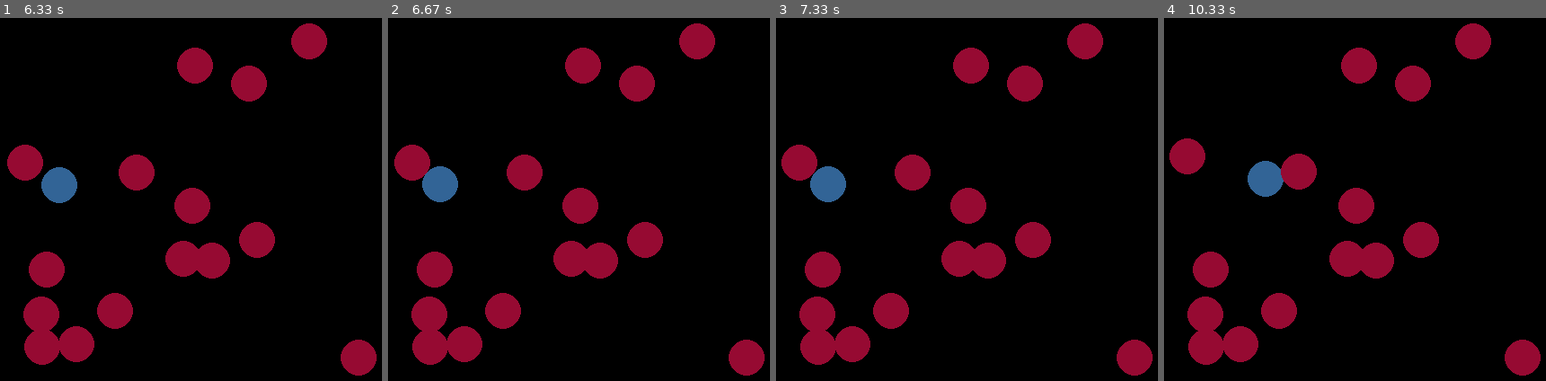
Above: before the commit, frames 1-4 (left to right).
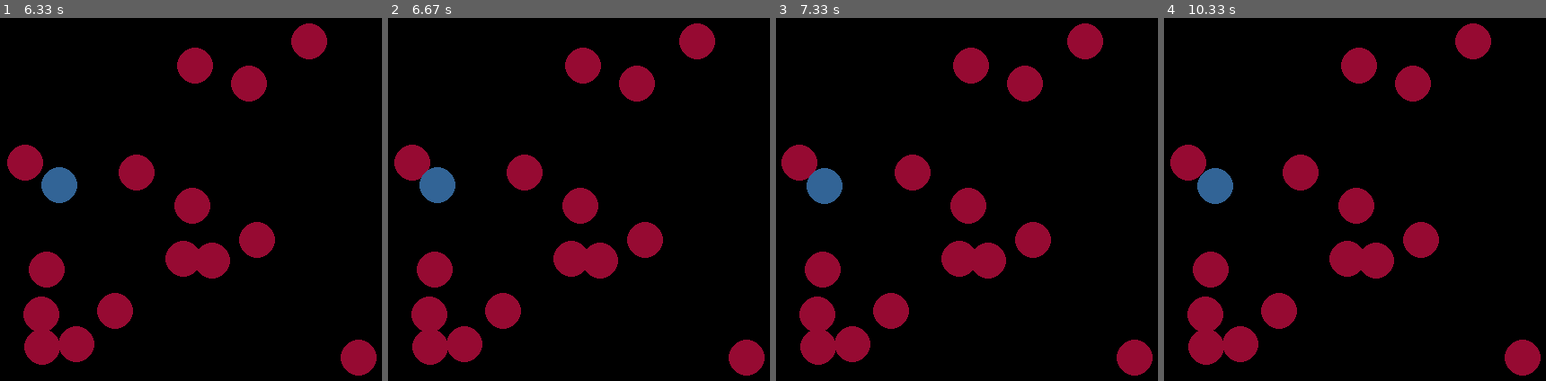
Above: after the commit, the same moments.

Repository: AndreyAD1/mipt_course
Game: pygame game, started from lesson_20_oop/ex_3_balls_with_oop.py
Same seed, same stepped clock (60 frames per second), same inputs: the game is played once before the commit and once after it.
Inputs (mouse positions are in pixels of both pictures, inside the frame that each line leads up to):
- Up to frame 1 (6.33 s): click (191, 206) at 0.38 s; click (183, 257) at 0.72 s; click (248, 83) at 1.05 s; click (26, 163) at 1.38 s; click (114, 312) at 1.72 s; click (255, 239) at 2.05 s; click (213, 261) at 2.38 s; click (72, 184) at 2.72 s; click (76, 344) at 3.05 s; click (42, 315) at 3.38 s; click (45, 268) at 3.72 s; click (137, 174) at 4.05 s; click (309, 39) at 4.38 s; click (42, 348) at 4.72 s; click (194, 65) at 5.05 s; click (359, 359) at 5.38 s; click (61, 177) at 5.72 s; hold Left from 6 s (still down)
- Up to frame 2 (6.67 s): release Left at 6.53 s; hold Down from 6.57 s (still down)
- Up to frame 3 (7.33 s): release Down at 6.87 s; hold Left 6.9-7.3 s
- Up to frame 4 (10.33 s): hold Up 7.33-7.7 s; hold Right 7.73-8.37 s; hold Down 8.4-8.77 s; hold Left 8.8-9.27 s; hold Right 9.3-9.77 s; hold Right from 10.13 s (still down)

Frame 1 is identical in both runs. In frame 2, 0.1% of the frame differs, in the area x 8-19%, y 40-51%; in frame 3, 0.2%; in frame 4, 1.9%, in the area x 1-41%, y 33-52%.

Commit message:
Unsuccesfully try to fix the bug of balls sticking.

Diff:
--- a/lesson_20_oop/ex_3_balls_with_oop.py
+++ b/lesson_20_oop/ex_3_balls_with_oop.py
@@ -55,6 +55,7 @@
         self.possible_colors = [(150, 10, 50), (50, 100, 150)]
         self.manual_control = False
         self.mass = 1
+        self.collided_ball = None
 
     def refresh_coordinates(self, dt: float):
         self.coords += dt * self.velocity
@@ -71,13 +72,15 @@
         if y_border:
             self.velocity.y = -self.velocity.y
 
-    def change_direction_after_ball_collision(self, ball_2):
+    def change_direction_after_ball_collision(self):
+        ball_2 = self.collided_ball
         collision_unit_vector = (self.coords - ball_2.coords).unit_vector
         mass_sum = self.mass + ball_2.mass
         add_1 = -2 * ball_2.mass / mass_sum * self.momentum
         add_2 = 2 * self.mass / mass_sum * ball_2.momentum
         new_momentum = (add_1 + add_2) * collision_unit_vector ** 2
         self.velocity = new_momentum / self.mass
+        self.collided_ball = None
 
     def render(self, canvas):
         pygame.draw.circle(
@@ -171,6 +174,12 @@
                 x_coord, y_coord = click_position
                 balls = [Ball(Vector(x_coord, y_coord))]
             continue
+
+        for ball_1, ball_2 in combinations(balls, 2):
+            distance_between_balls = (ball_1.coords - ball_2.coords).length
+            if distance_between_balls <= ball_1.radius + ball_2.radius:
+                ball_1.collided_ball = ball_2
+                ball_2.collided_ball = ball_1
 
         for ball in balls:
             if click_position and ball.click_is_on_the_ball(click_position):
@@ -190,16 +199,19 @@
                 y_border_reached
             )
 
+            if ball.collided_ball:
+                ball.change_direction_after_ball_collision()
+
             if ball.manual_control:
                 ball.accelerate(acceleration)
 
             ball.slow_down(friction_coefficient)
 
-        for ball_1, ball_2 in combinations(balls, 2):
-            distance_between_balls = (ball_1.coords - ball_2.coords).length
-            if distance_between_balls <= ball_1.radius + ball_2.radius:
-                ball_1.change_direction_after_ball_collision(ball_2)
-                ball_2.change_direction_after_ball_collision(ball_1)
+        # for ball_1, ball_2 in combinations(balls, 2):
+        #     distance_between_balls = (ball_1.coords - ball_2.coords).length
+        #     if distance_between_balls <= ball_1.radius + ball_2.radius:
+        #         ball_1.change_direction_after_ball_collision(ball_2)
+        #         ball_2.change_direction_after_ball_collision(ball_1)
 
         if click_position and click_on_blank_space:
             x_coord, y_coord = click_position
